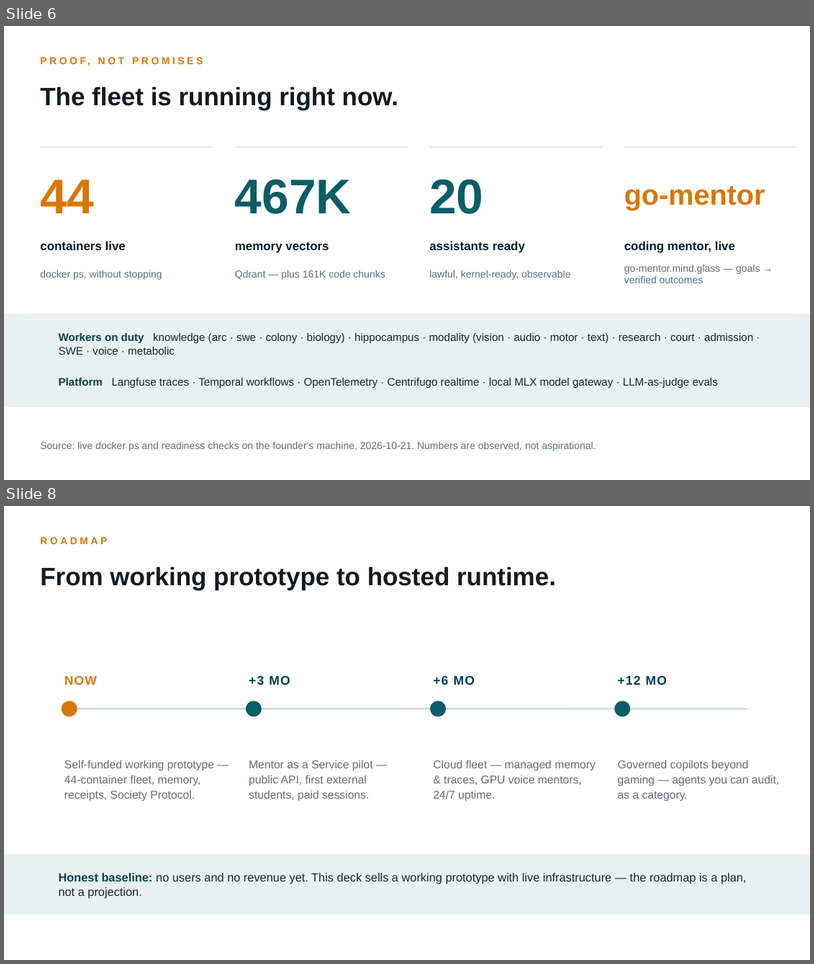
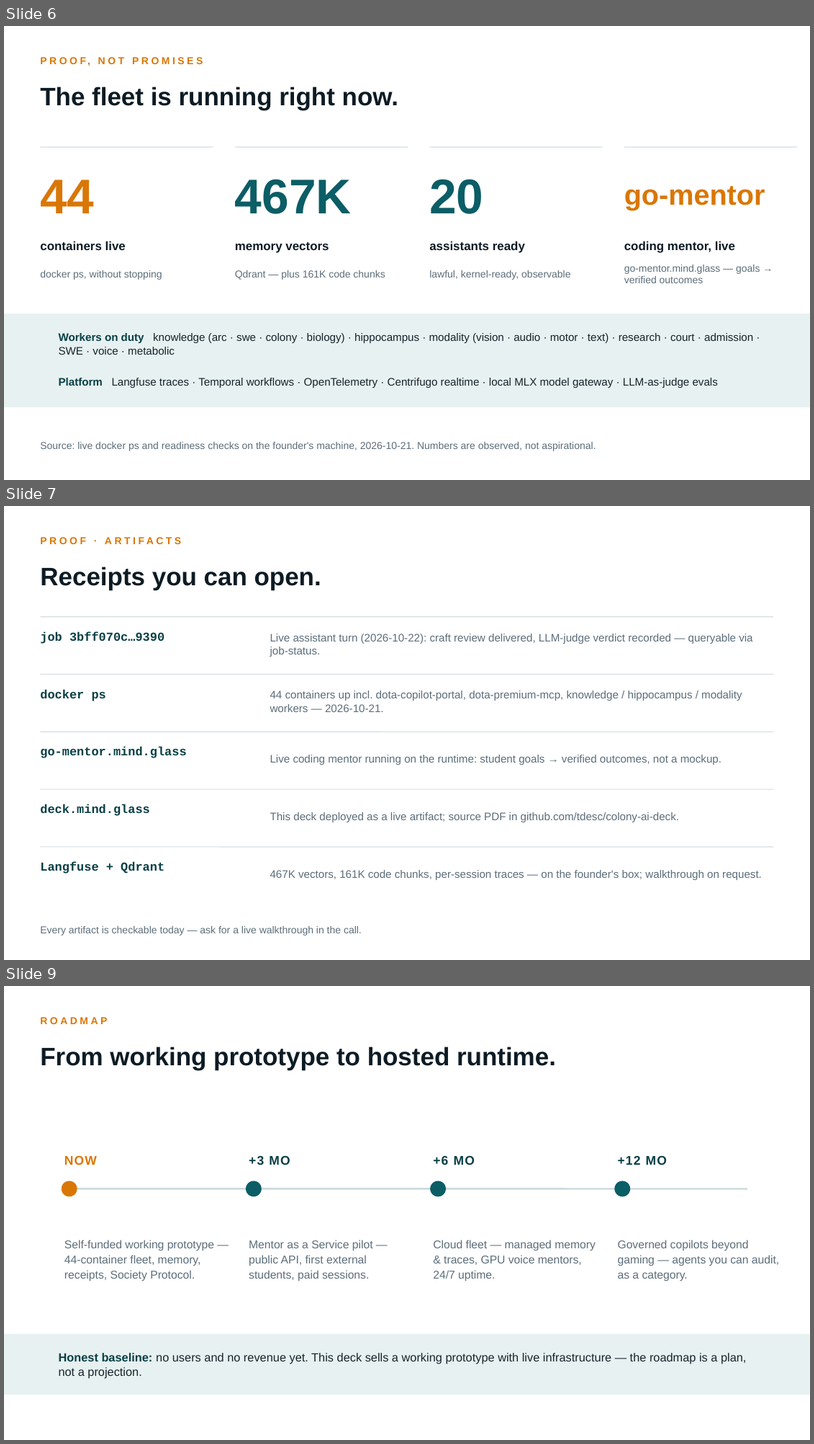
Before and after one commit to tdesc/colony-ai-deck, a slide deck: deck/Colony-AI-Deck.pptx. Shown one above the other, each under a label of ours: slides 6 and 8 before the commit, slides 6, 7 and 9 after it; the slides between them are not shown. The pictures are 814x964 and 814x1444 pixels, drawn with LibreOffice and Linux fonts; fonts in the diff are those of the drawing. Boxes give left, top, right and bottom in pixels: in the first picture for what was removed or moved away, otherwise in the second. Text is boxed around its words. In the diff, an @@ line names an element or a change of style, - is before the commit and + after.

Commit message:
Deck rev 3: story-first cover with live receipt, artifacts slide, specific cloud ask

```diff
--- a/deck/Colony-AI-Deck.pptx
+++ b/deck/Colony-AI-Deck.pptx
@@ slide 7 added at [4,506,810,960], background #FFFFFF @@
@@ text added at [40,537,181,544], 12 pt, text #D97706, bold @@
+PROOF · ARTIFACTS
@@ text added at [40,566,322,590], 30 pt, text #0D1B24, bold @@
+Receipts you can open.
@@ line added from (40, 617) to (774, 617), #D5DEE2 1 pt @@
@@ text added at [40,631,165,644], 14.5 pt, text #083F45, bold @@
+job 3bff070c…9390
@@ text added at [270,633,753,656], 13 pt, text #5C6E7A @@
+Live assistant turn (2026-10-22): craft review delivered, LLM-judge verdict recorded — queryable via job-status.
@@ line added from (40, 674) to (774, 674), #D5DEE2 1 pt @@
@@ text added at [40,689,106,701], 14.5 pt, text #083F45, bold @@
+docker ps
@@ text added at [270,690,742,712], 13 pt, text #5C6E7A @@
+44 containers up incl. dota-copilot-portal, dota-premium-mcp, knowledge / hippocampus / modality workers — 2026-10-21.
@@ line added from (40, 731) to (774, 731), #D5DEE2 1 pt @@
@@ text added at [40,746,186,758], 14.5 pt, text #083F45, bold @@
+go-mentor.mind.glass
@@ text added at [270,754,722,764], 13 pt, text #5C6E7A @@
+Live coding mentor running on the runtime: student goals → verified outcomes, not a mockup.
@@ line added from (40, 789) to (774, 789), #D5DEE2 1 pt @@
@@ text added at [40,804,149,816], 14.5 pt, text #083F45, bold @@
+deck.mind.glass
@@ text added at [270,812,679,822], 13 pt, text #5C6E7A @@
+This deck deployed as a live artifact; source PDF in github.com/tdesc/colony-ai-deck.
@@ line added from (40, 847) to (774, 847), #D5DEE2 1 pt @@
@@ text added at [40,861,165,873], 14.5 pt, text #083F45, bold @@
+Langfuse + Qdrant
@@ text added at [270,870,762,880], 13 pt, text #5C6E7A @@
+467K vectors, 161K code chunks, per-session traces — on the founder's box; walkthrough on request.
@@ text added at [40,926,362,935], 12 pt, text #5C6E7A @@
+Every artifact is checkable today — ask for a live walkthrough in the call.
@@ what was slide 8 is now slide 9 @@
```
Also in this commit, not shown: 6 slides changed, 1 other file.
